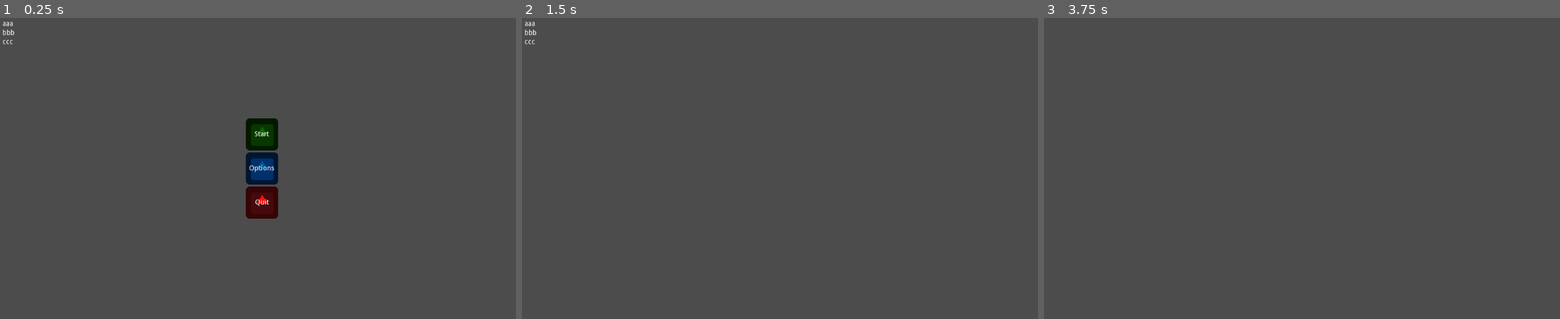
Above: before the commit, frames 1-3 (left to right).
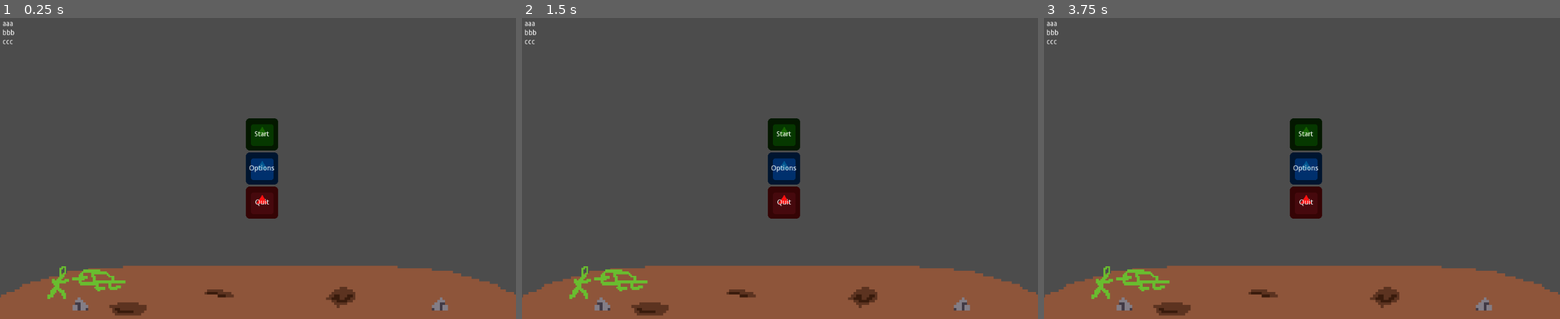
Above: after the commit, the same moments.

Repository: The-Godot-Jamers/LD41-Godot
Game: Godot game, scene res://objects/main.tscn
The game is run twice, just before and just after one commit, with the same random seed, the same clock (stepped at 60 frames per second) and the same inputs. The engine's default icon, where the game draws it, is replaced by a stand-in: a white triangle on a blue panel in a dark square.
Inputs (mouse positions are in pixels of both pictures, inside the frame that each line leads up to):
- Up to frame 1 (0.25 s): no input
- Up to frame 2 (1.5 s): click (785, 135) at 0.5 s; click (785, 135) at 1.27 s
- Up to frame 3 (3.75 s): click (1307, 135) at 2.02 s; click (1307, 168) at 2.77 s; tap Enter at 3.5 s; tap 1 (1) at 3.6 s

The runs differ from the first frame. In frame 1, 16% of the frame differs, in the area x 0-100%, y 82-100%; in frame 2, 18%; in frame 3, 18%, in the area x 0-100%, y 1-100%.

Commit message:
some mockup

Diff:
--- a/2d.tscn
+++ b/2d.tscn
@@ -1,3 +1,41 @@
-[gd_scene format=2]
+[gd_scene load_steps=4 format=2]
+
+[ext_resource path="res://sprites/ground.png" type="Texture" id=1]
+[ext_resource path="res://sprites/player_green.png" type="Texture" id=2]
+
+[sub_resource type="SpriteFrames" id=1]
+
+animations = [ {
+"frames": [ ExtResource( 2 ) ],
+"loop": true,
+"name": "default",
+"speed": 5.0
+} ]
 
 [node name="2d" type="Node" index="0"]
+
+[node name="Node2D" type="Node2D" parent="." index="0"]
+
+[node name="Ground" type="Sprite" parent="Node2D" index="0"]
+
+position = Vector2( 516.247, 546.067 )
+scale = Vector2( 5.24387, 5.24387 )
+texture = ExtResource( 1 )
+
+[node name="Player" type="Node2D" parent="Node2D" index="1"]
+
+[node name="AnimationPlayer" type="AnimationPlayer" parent="Node2D/Player" index="0"]
+
+root_node = NodePath("..")
+autoplay = ""
+playback_process_mode = 1
+playback_default_blend_time = 0.0
+playback_speed = 1.0
+blend_times = [  ]
+
+[node name="AnimatedSprite" type="AnimatedSprite" parent="Node2D/Player" index="1"]
+
+position = Vector2( 171.275, 526.305 )
+scale = Vector2( 3.10769, 3.10769 )
+frames = SubResource( 1 )
+animation = "default"
--- a/objects/main.tscn
+++ b/objects/main.tscn
@@ -1,13 +1,12 @@
-[gd_scene load_steps=7 format=2]
+[gd_scene load_steps=6 format=2]
 
 [ext_resource path="res://objects/main.gd" type="Script" id=1]
 [ext_resource path="res://2d.tscn" type="PackedScene" id=2]
 [ext_resource path="res://3d.tscn" type="PackedScene" id=3]
-[ext_resource path="res://objects/UI.gd" type="Script" id=4]
-[ext_resource path="res://objects/menu.tscn" type="PackedScene" id=5]
-[ext_resource path="res://objects/debug.tscn" type="PackedScene" id=6]
+[ext_resource path="res://objects/menu.tscn" type="PackedScene" id=4]
+[ext_resource path="res://objects/debug.tscn" type="PackedScene" id=5]
 
-[node name="main" type="Node" index="0"]
+[node name="main" type="Node"]
 
 script = ExtResource( 1 )
 
@@ -17,10 +16,7 @@
 
 [node name="ui" type="Node" parent="." index="2"]
 
-editor/display_folded = true
-script = ExtResource( 4 )
-
-[node name="menu" parent="ui" index="0" instance=ExtResource( 5 )]
+[node name="menu" parent="ui" index="0" instance=ExtResource( 4 )]
 
 editor/display_folded = true
 
Binary file added: mockup.ase
Binary file added: mockup.png
Not shown, added: mockup.png.import
Not shown, added: objects/godot-game-jammers.dae.import
Not shown: 1 places in objects/main.tscn that only renumber resources
Binary file added: sprites/ground.png
Not shown, added: sprites/ground.png.import
Binary file added: sprites/player_blue.png
Not shown, added: sprites/player_blue.png.import
Binary file added: sprites/player_green.png
Not shown, added: sprites/player_green.png.import
